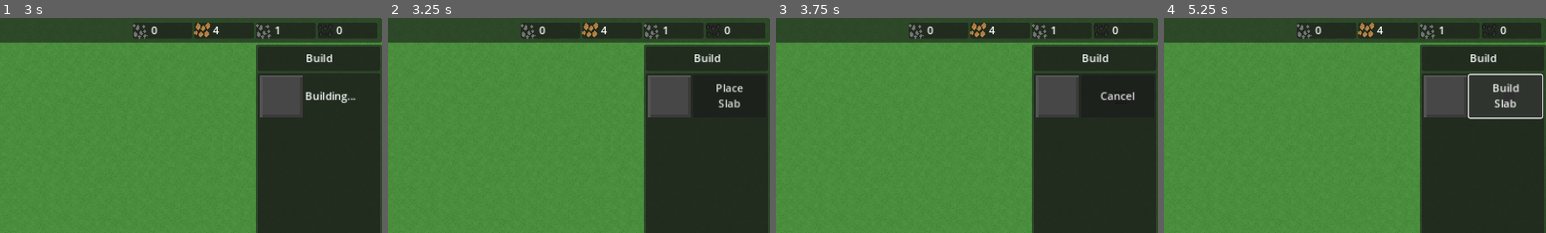
Above: before the commit, frames 1-4 (left to right).
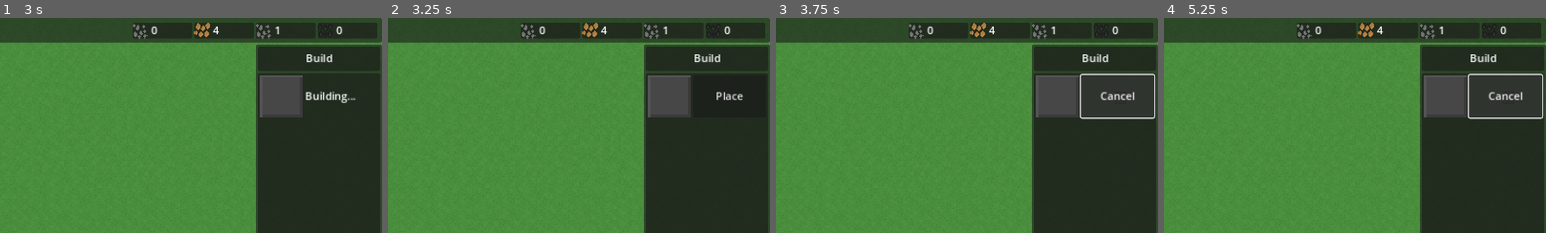
Above: after the commit, the same moments.

Repository: wssuomi/pirate-jam-14
Game: Godot game, scene res://scenes/main_menu.tscn
Two runs of this game, one before a commit and one after it. Both use one fixed random seed, a clock stepped at 60 frames per second and the inputs below.
Inputs (mouse positions are % of the whole screen's width and height, from its top left):
- Up to frame 1 (3 s): click "Play" at 0.5 s; click "Build Slab" at 1.25 s; click "Menu" at 2 s; click "Continue" at 2.75 s
- Up to frame 2 (3.25 s): no input
- Up to frame 3 (3.75 s): click (95, 18) at 3.5 s, where only the run before the commit has a clickable "Place Slab"
- Up to frame 4 (5.25 s): click "Cancel" at 4.25 s; click (95, 18) at 5 s, where only the run after the commit has a clickable "Place"
The pictures show only the part of the screen within x 50-100%, y 0-50%; the shares and areas given below are measured in that part.

Frame 1 is identical in both runs. In frame 2, 0.5% of the frame differs, in the area x 86-93%, y 30-42%; in frame 3, 0.5%; in frame 4, 0.6%, in the area x 85-94%, y 30-42%.

Commit message:
improved build menu for multiple build options

Diff:
--- a/scenes/game.tscn
+++ b/scenes/game.tscn
@@ -140,7 +140,7 @@
 size_flags_horizontal = 0
 size_flags_vertical = 4
 
-[node name="TextureRect" type="TextureRect" parent="CanvasLayer/SideBarBuild/BuildOptions/VBoxContainer/Slab"]
+[node name="Picture" type="TextureRect" parent="CanvasLayer/SideBarBuild/BuildOptions/VBoxContainer/Slab"]
 texture_filter = 1
 custom_minimum_size = Vector2(64, 64)
 layout_mode = 2
@@ -148,29 +148,17 @@
 size_flags_vertical = 4
 texture = SubResource("AtlasTexture_mpe62")
 
-[node name="SlabBuildButton" type="Button" parent="CanvasLayer/SideBarBuild/BuildOptions/VBoxContainer/Slab"]
+[node name="Button" type="Button" parent="CanvasLayer/SideBarBuild/BuildOptions/VBoxContainer/Slab"]
 custom_minimum_size = Vector2(110, 0)
 layout_mode = 2
+mouse_filter = 1
 text = "Build
 Slab"
 
-[node name="SlabPlaceButton" type="Button" parent="CanvasLayer/SideBarBuild/BuildOptions/VBoxContainer/Slab"]
-visible = false
-custom_minimum_size = Vector2(110, 0)
-layout_mode = 2
-text = "Place
-Slab"
-
-[node name="SlabCancelPlaceButton" type="Button" parent="CanvasLayer/SideBarBuild/BuildOptions/VBoxContainer/Slab"]
-visible = false
-custom_minimum_size = Vector2(110, 0)
-layout_mode = 2
-text = "Cancel"
-
-[node name="SlabBuildTimer" type="Timer" parent="CanvasLayer/SideBarBuild/BuildOptions/VBoxContainer/Slab"]
+[node name="Timer" type="Timer" parent="CanvasLayer/SideBarBuild/BuildOptions/VBoxContainer/Slab"]
 one_shot = true
 
-[node name="SlabBuildingLabel" type="Label" parent="CanvasLayer/SideBarBuild/BuildOptions/VBoxContainer/Slab"]
+[node name="Label" type="Label" parent="CanvasLayer/SideBarBuild/BuildOptions/VBoxContainer/Slab"]
 visible = false
 layout_mode = 2
 size_flags_horizontal = 4
@@ -382,8 +370,13 @@
 offset_bottom = 17.0
 theme_override_styles/panel = SubResource("StyleBoxFlat_jpkq7")
 
-[connection signal="pressed" from="CanvasLayer/SideBarBuild/BuildOptions/VBoxContainer/Slab/SlabBuildButton" to="." method="_on_slab_build_button_pressed"]
-[connection signal="pressed" from="CanvasLayer/SideBarBuild/BuildOptions/VBoxContainer/Slab/SlabPlaceButton" to="." method="_on_slab_place_button_pressed"]
-[connection signal="pressed" from="CanvasLayer/SideBarBuild/BuildOptions/VBoxContainer/Slab/SlabCancelPlaceButton" to="." method="_on_slab_cancel_place_button_pressed"]
-[connection signal="timeout" from="CanvasLayer/SideBarBuild/BuildOptions/VBoxContainer/Slab/SlabBuildTimer" to="." method="_on_slab_build_timer_timeout"]
+[connection signal="mouse_entered" from="CanvasLayer/PauseMenu" to="." method="_on_mouse_entered_ui"]
+[connection signal="mouse_entered" from="CanvasLayer/SideBarBuild" to="." method="_on_mouse_entered_ui"]
+[connection signal="mouse_exited" from="CanvasLayer/SideBarBuild" to="." method="_on_mouse_exited_ui"]
+[connection signal="pressed" from="CanvasLayer/SideBarBuild/BuildOptions/VBoxContainer/Slab/Button" to="." method="_on_slab_button_pressed"]
+[connection signal="timeout" from="CanvasLayer/SideBarBuild/BuildOptions/VBoxContainer/Slab/Timer" to="." method="_on_slab_timer_timeout"]
+[connection signal="mouse_entered" from="CanvasLayer/SideBarAction" to="." method="_on_mouse_entered_ui"]
+[connection signal="mouse_exited" from="CanvasLayer/SideBarAction" to="." method="_on_mouse_exited_ui"]
+[connection signal="mouse_entered" from="CanvasLayer/TopBar" to="." method="_on_mouse_entered_ui"]
+[connection signal="mouse_exited" from="CanvasLayer/TopBar" to="." method="_on_mouse_exited_ui"]
 [connection signal="pressed" from="CanvasLayer/TopBar/Menu" to="." method="_on_menu_pressed"]
--- a/scripts/Game.gd
+++ b/scripts/Game.gd
@@ -7,16 +7,16 @@
 @onready var iron_label: Label = $CanvasLayer/TopBar/Iron/MarginContainer/HBoxContainer/IronLabel
 @onready var coal_label: Label = $CanvasLayer/TopBar/Coal/MarginContainer/HBoxContainer/CoalLabel
 @onready var preview_tile = $PreviewTile
-@onready var slab_build_timer = $CanvasLayer/SideBarBuild/BuildOptions/VBoxContainer/Slab/SlabBuildTimer
-@onready var slab_building_label = $CanvasLayer/SideBarBuild/BuildOptions/VBoxContainer/Slab/SlabBuildingLabel
-@onready var slab_build_button = $CanvasLayer/SideBarBuild/BuildOptions/VBoxContainer/Slab/SlabBuildButton
-@onready var slab_place_button = $CanvasLayer/SideBarBuild/BuildOptions/VBoxContainer/Slab/SlabPlaceButton
-@onready var slab_cancel_place_button = $CanvasLayer/SideBarBuild/BuildOptions/VBoxContainer/Slab/SlabCancelPlaceButton
 @onready var stone_label = $CanvasLayer/TopBar/Stone/MarginContainer/HBoxContainer/StoneLabel
+@onready var slab = $CanvasLayer/SideBarBuild/BuildOptions/VBoxContainer/Slab
 
 const GRID_WIDTH = 128
 const GRID_HEIGHT = 128
 const Tile = preload("res://scripts/Tile.gd").Tile
+
+enum Modes {Normal, Place}
+enum Buildings {None, Slab}
+enum BuildingStates {None, Building, Waiting, Placing}
 
 var paused = false
 var tiles = {}
@@ -24,7 +24,7 @@
 var ground_layer: int = 0
 var decoration_layer: int = 1
 var resource_layer: int = 2
-var buillding_layer: int = 3
+var building_layer: int = 3
 var copper = 4
 var coal = 0
 var stone = 10
@@ -33,11 +33,10 @@
 var building = Buildings.None
 var building_tiles: Dictionary = {"slab":Vector2i(0,4)}
 var slab_cost: Array[int] = [0,1,10]
-
-enum Modes {Normal, Place}
-enum Buildings {None, Slab}
-
-signal slab_placed
+var slab_state: BuildingStates = BuildingStates.None
+var mouse_on_ui: bool = false
+
+signal building_placed
 
 func toggle_pause():
 	if paused:
@@ -84,7 +83,7 @@
 	return loaded_tiles
 
 func _ready():
-	connect("slab_placed",_on_slab_placed)
+	connect("building_placed",_on_building_placed)
 	tiles = load_map()
 	draw_map_tiles()
 	update_labels()
@@ -97,7 +96,7 @@
 	map.set_cell(ground_layer, tile.grid_position, 0, tile.ground_sprite)
 	map.set_cell(decoration_layer, tile.grid_position, 0, tile.decoration_sprite)
 	map.set_cell(resource_layer, tile.grid_position, 0, tile.resource_sprite)
-	map.set_cell(buillding_layer, tile.grid_position, 0, tile.building_sprite)
+	map.set_cell(building_layer, tile.grid_position, 0, tile.building_sprite)
 
 func update_labels():
 	copper_label.text = str(copper)
@@ -113,14 +112,14 @@
 		if Input.is_action_just_pressed("pause"):
 			toggle_pause()
 	if event is InputEventMouseMotion or event is InputEventMouseButton:
-		if Input.is_action_pressed("place_tile"):
+		if Input.is_action_pressed("place_tile") and not mouse_on_ui:
 			var pos: Vector2i = map.local_to_map(get_global_mouse_position())
 			if pos.x >= 0 and pos.x < GRID_WIDTH and pos.y >= 0 and pos.y < GRID_HEIGHT:
 				var tile: Tile = tiles[pos]
 				match building:
 					Buildings.Slab:
 						tile.ground_sprite = building_tiles["slab"]
-						emit_signal("slab_placed")
+						emit_signal("building_placed")
 					Buildings.None:
 						pass
 				update_tile(tile)
@@ -143,41 +142,83 @@
 func _on_cancel_pressed():
 	exit_place_mode()
 
-func _on_slab_build_button_pressed():
-	if check_resources(slab_cost):
-		slab_build_timer.start()
-		slab_build_button.hide()
-		slab_building_label.show()
-		copper -= slab_cost[0]
-		iron -= slab_cost[1]
-		stone -= slab_cost[2]
-		update_labels()
-	else:
-		print("not enough resources")
-
-func _on_slab_place_button_pressed():
-	enter_place_mode()
-	slab_place_button.hide()
-	slab_cancel_place_button.show()
-	building = Buildings.Slab
-
-func _on_slab_build_timer_timeout():
-	slab_place_button.show()
-	slab_building_label.hide()
-
-func _on_slab_cancel_place_button_pressed():
-	exit_place_mode()
-	slab_place_button.show()
-	slab_cancel_place_button.hide()
-	building = Buildings.None
-
-func _on_slab_placed():
-	exit_place_mode()
-	slab_cancel_place_button.hide()
-	slab_build_button.show()
-	building = Buildings.None
-
 func check_resources(cost: Array[int]):
 	if copper >= cost[0] and iron >= cost[1] and stone >= cost[2]:
 		return true
 	return false
+
+func _on_slab_button_pressed():
+	match slab_state:
+		BuildingStates.None:
+			if check_resources(slab_cost):
+				slab_state = change_state_to(BuildingStates.Building, slab)
+				copper -= slab_cost[0]
+				iron -= slab_cost[1]
+				stone -= slab_cost[2]
+				update_labels()
+			else:
+				print("not enough resources")
+		BuildingStates.Waiting:
+			slab_state = change_state_to(BuildingStates.Placing, slab)
+			building = Buildings.Slab
+		BuildingStates.Placing:
+			slab_state =  change_state_to(BuildingStates.Waiting, slab)
+			change_mode_to(Modes.Normal)
+			building = Buildings.None
+
+func change_state_to(state: BuildingStates, target: HBoxContainer) -> BuildingStates:
+	var button = target.get_child(1)
+	var timer = target.get_child(2)
+	var label = target.get_child(3)
+	match state:
+		BuildingStates.None:
+			button.text = "Build"
+			button.show()
+			label.hide()
+			return BuildingStates.None
+		BuildingStates.Building:
+			button.hide()
+			label.text = "Building..."
+			label.show()
+			timer.start()
+			return BuildingStates.Building
+		BuildingStates.Waiting:
+			print("Changing state to waiting")
+			button.text = "Place"
+			button.show()
+			label.hide()
+			return BuildingStates.Waiting
+		BuildingStates.Placing:
+			button.text = "Cancel"
+			button.show()
+			label.hide()
+			change_mode_to(Modes.Place)
+			return BuildingStates.Placing
+		_:
+			return BuildingStates.None
+
+func _on_slab_timer_timeout():
+	slab_state = change_state_to(BuildingStates.Waiting, slab)
+
+func change_mode_to(next_mode: Modes):
+	match next_mode:
+		Modes.Normal:
+			mode = Modes.Normal
+			preview_tile.hide()
+			building = Buildings.None
+		Modes.Place:
+			mode = Modes.Place
+			preview_tile.show()
+
+func _on_building_placed():
+	match building:
+		Buildings.Slab:
+			change_mode_to(Modes.Normal)
+			slab_state = change_state_to(BuildingStates.None, slab)
+	building = Buildings.None
+
+func _on_mouse_entered_ui():
+	mouse_on_ui = true
+
+func _on_mouse_exited_ui():
+	mouse_on_ui = false
